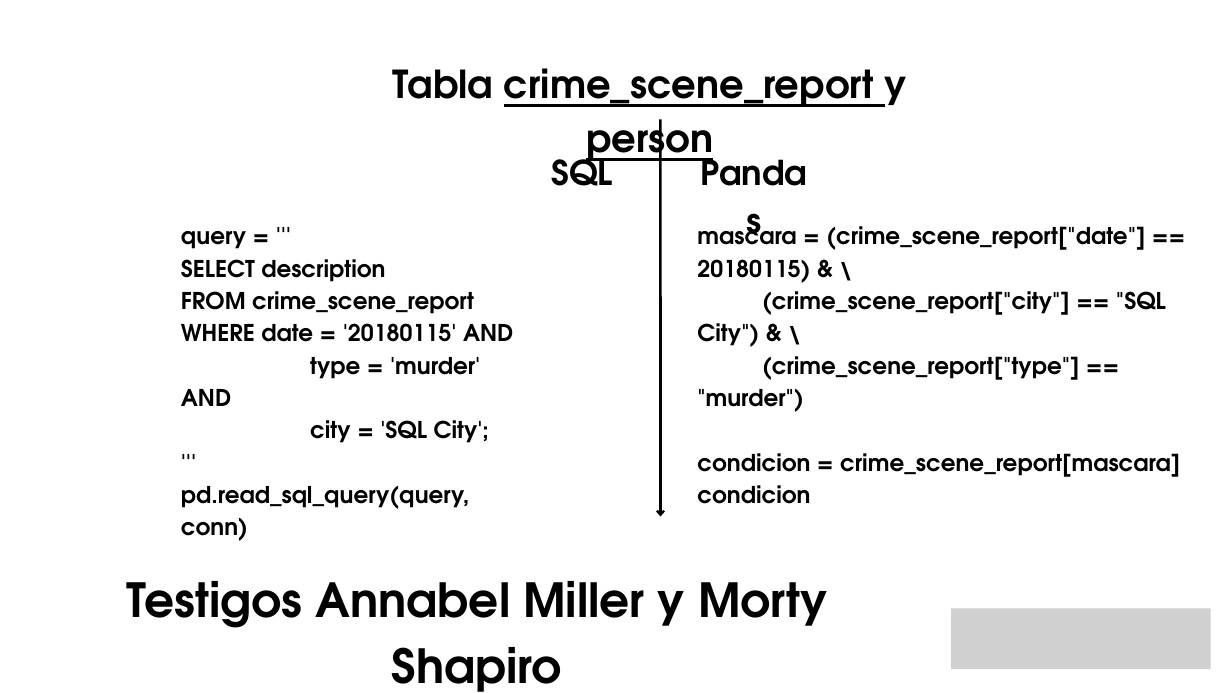
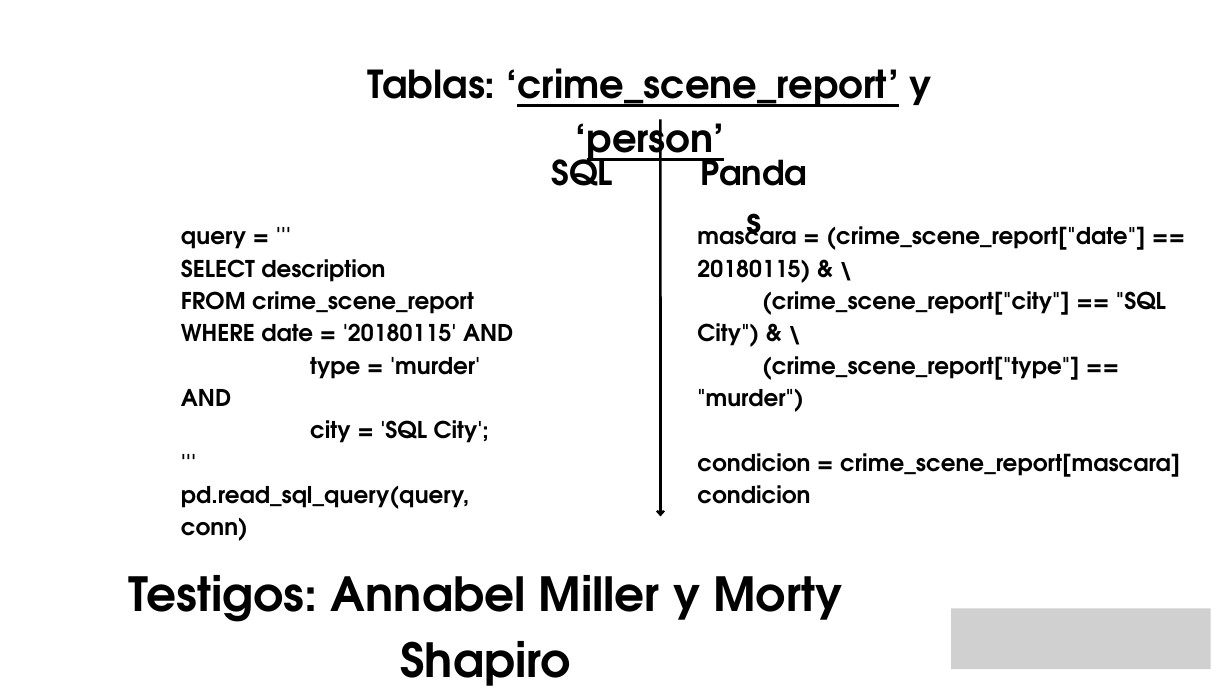
Before and after one commit to apvwbm/Team-Challenge---Team-Miss-Marple, a slide deck: slide 3 of Team Miss Marple.pptx. Drawn at 1232x693 pixels with LibreOffice and Linux fonts; fonts in the diff are those of the drawing; grey boxes stand for pictures; background and template pictures are left out. Boxes give left, top, right and bottom in pixels: in the first picture for what was removed or moved away, otherwise in the second. Text is boxed around its words. In the diff, an @@ line names an element or a change of style, - is before the commit and + after.

```diff
--- a/Team Miss Marple.pptx
+++ b/Team Miss Marple.pptx
@@ text at <box>368,68,932,168</box>: text changed @@
-Tabla crime_scene_report y person
+Tablas: ‘crime_scene_report’ y ‘person’
@@ text at <box>128,575,843,686</box>: text changed @@
-Testigos Annabel Miller y Morty Shapiro
+Testigos: Annabel Miller y Morty Shapiro
```
Also in this commit, not shown: 4 other slides changed, 5 other files.
